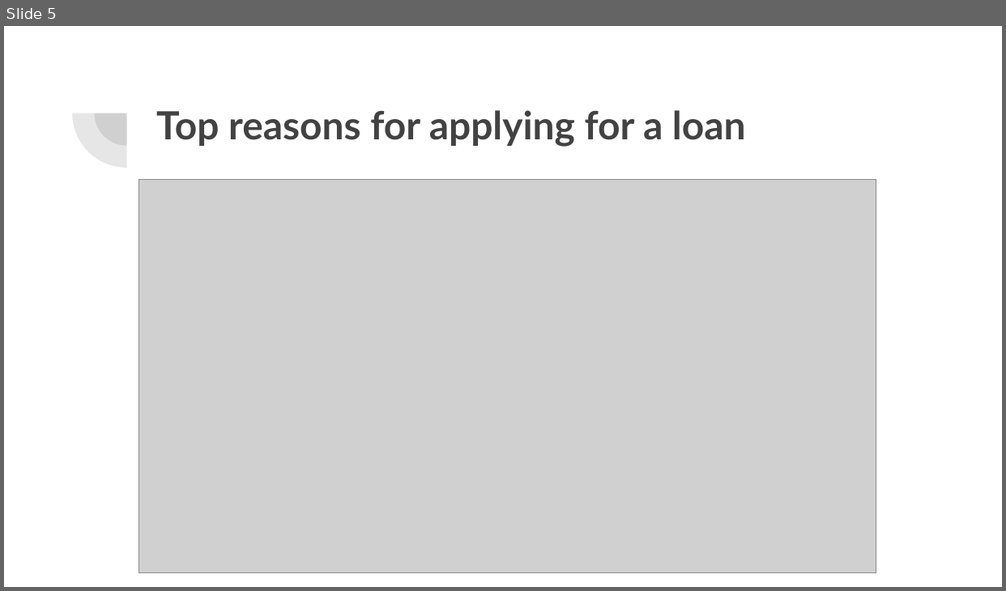
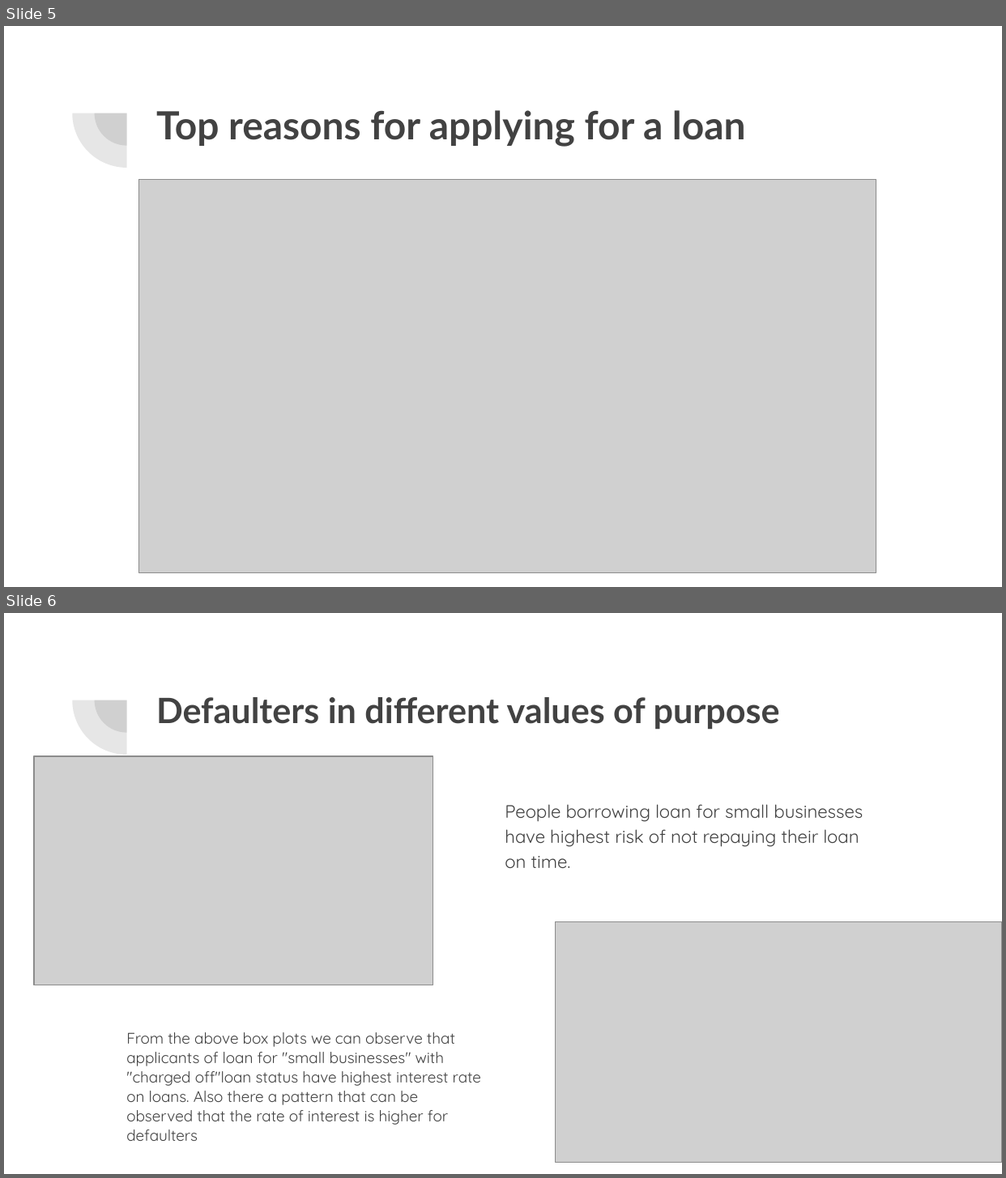
Before and after one commit to tanya-hash/Lending-club-case-study, a slide deck: Lending club case study.pptx. Shown one above the other, each under a label of ours: slide 5 before the commit, slides 5 and 6 after it. The pictures are 1006x591 and 1006x1178 pixels, drawn with LibreOffice and Linux fonts; fonts in the diff are those of the drawing; grey boxes stand for pictures. Boxes give left, top, right and bottom in pixels: in the first picture for what was removed or moved away, otherwise in the second. Text is boxed around its words. In the diff, an @@ line names an element or a change of style, - is before the commit and + after.

```diff
--- a/Lending club case study.pptx
+++ b/Lending club case study.pptx
@@ slide 6 added at (4,613,1002,1174), background #FFFFFF; not listed: 2 template elements that a slide beside it also shows @@
@@ title added at (156,697,780,730), 25.2 pt, text #424242, bold @@
+Defaulters in different values of purpose
@@ picture added at (34,756,433,986) @@
@@ text added at (505,804,863,868), 13 pt, text #424242 @@
+People borrowing loan for small businesses have highest risk of not repaying their loan on time.
@@ picture added at (555,922,1002,1163) @@
@@ text added at (126,1033,481,1141), 11.1 pt, text #424242 @@
+From the above box plots we can observe that applicants of loan for "small businesses" with "charged off"loan status have highest interest rate on loans. Also there a pattern that can be observed that the rate of interest is higher for defaulters
```
Also in this commit, not shown: 1 slide changed, 3 other slides added, 4 slides removed.
